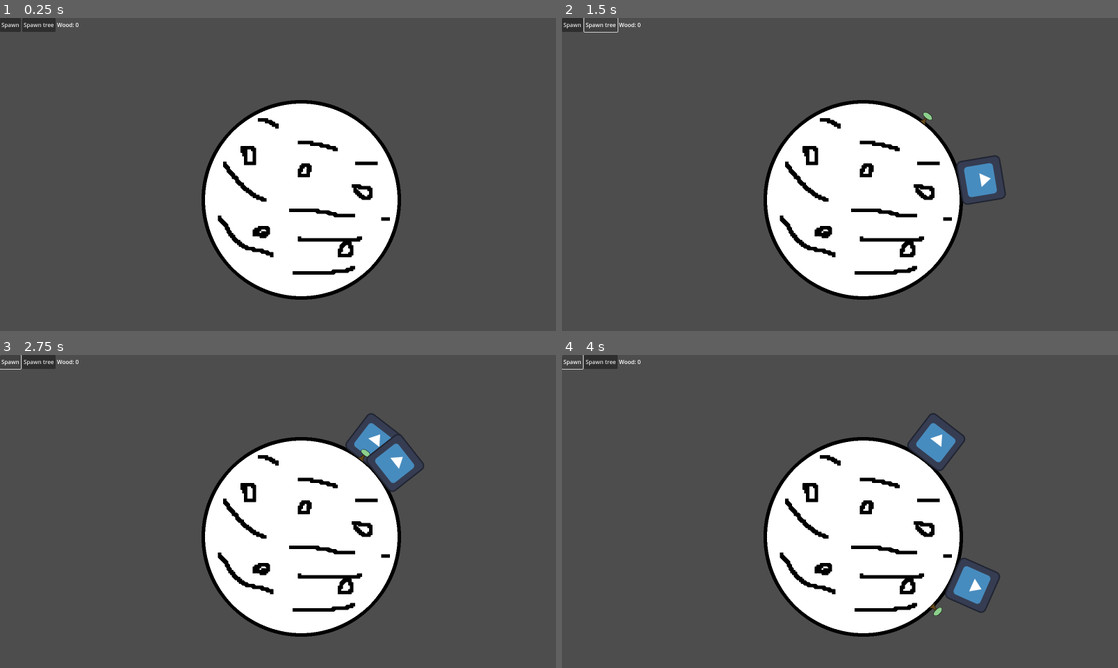
Above: before the commit, frames 1-4 (two rows, left to right).
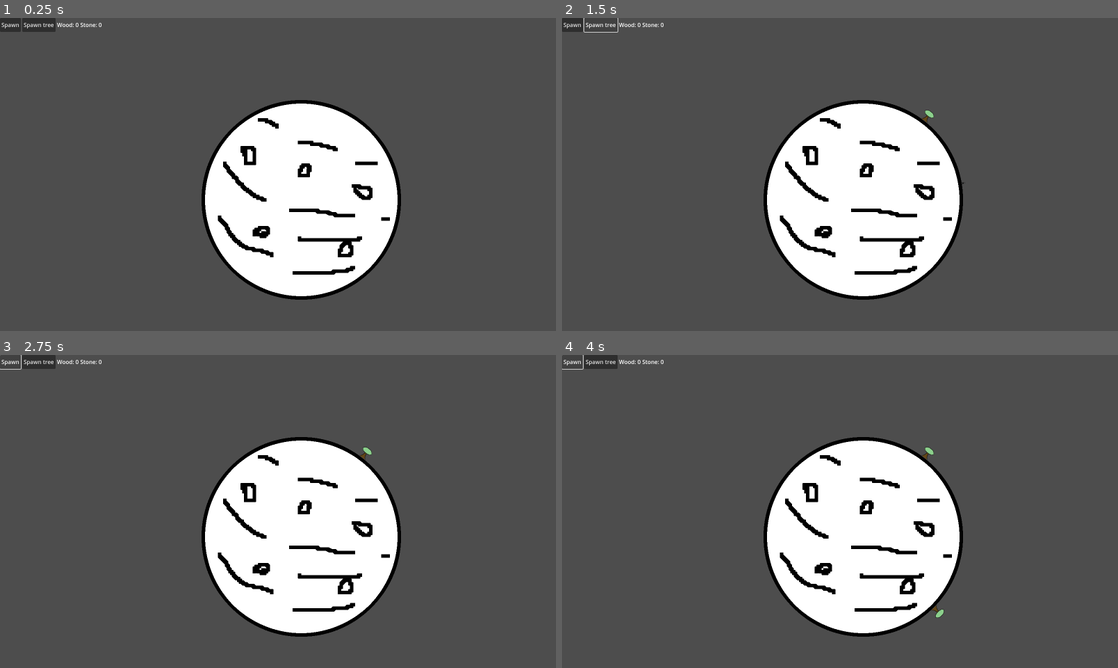
Above: after the commit, the same moments.

Repository: macmist/incremental-game
Game: Godot game, scene res://main.tscn
Same seed, same stepped clock (60 frames per second), same inputs: the game is played once before the commit and once after it. The engine's default icon, where the game draws it, is replaced by a stand-in: a white triangle on a blue panel in a dark square.
Inputs:
- Up to frame 1 (0.25 s): no input
- Up to frame 2 (1.5 s): click "Spawn" at 0.5 s; click "Spawn tree" at 1.25 s
- Up to frame 3 (2.75 s): click "Spawn" at 2 s
- Up to frame 4 (4 s): click "Spawn tree" at 2.75 s; click "Spawn" at 3.5 s

The runs differ from the first frame. In frame 1, less than 0.1% of the frame differs, in the area x 14-19%, y 1-3%; in frame 2, 0.8%; in frame 3, 1.2%; in frame 4, 1.5%, in the area x 14-79%, y 1-84%.

Commit message:
feat: more types

Diff:
--- a/Scripts/GameManager.gd
+++ b/Scripts/GameManager.gd
@@ -1,19 +1,36 @@
 extends Node
 
 
-var wood: int = 0
+var spawn_cost: int = 0
 
-signal wood_updated(new_value: int)
+signal resource_updated(resource_type: CollectableResource.ResourceType, new_value: int)
 
+var resources: Dictionary = {}
 
-func add_wood(amount: int):
-	wood += amount
-	wood_updated.emit(wood)
+func _init() -> void:
+	# Initialize resources dictionary from enum
+	for type in CollectableResource.ResourceType.values():
+		resources[type] = 0
 
-func spend_wood(amount: int) -> bool:
-	if wood >= amount:
-		wood -= amount
-		wood_updated.emit(wood)
+func add_resource(resource_type: CollectableResource.ResourceType, amount: int):
+	if not resources.has(resource_type):
+		resources[resource_type] = 0
+	resources[resource_type] += amount
+	resource_updated.emit(resource_type, resources[resource_type])
+
+func spend_resource(resource_type: CollectableResource.ResourceType, amount: int) -> bool:
+	if resources.get(resource_type, 0) >= amount:
+		resources[resource_type] -= amount
+		resource_updated.emit(resource_type, resources[resource_type])
 		return true
 	else:
 		return false
+
+func get_resource(resource_type: CollectableResource.ResourceType) -> int:
+	return resources.get(resource_type, 0)
+
+func get_resource_name(type: CollectableResource.ResourceType) -> String:
+	return CollectableResource.ResourceType.keys()[type].capitalize()
+
+func update_spawn_cost():
+	spawn_cost += 100
--- /dev/null
+++ b/Scripts/ResourceUI.gd
@@ -0,0 +1,10 @@
+extends HBoxContainer
+
+@export var resource_label_scene: PackedScene
+
+
+func _ready():
+	for i in CollectableResource.ResourceType.values():
+		var label = resource_label_scene.instantiate()
+		add_child(label)
+		label.setup(i)
--- a/Scripts/resource.gd
+++ b/Scripts/resource.gd
@@ -2,8 +2,11 @@
 
 class_name CollectableResource
 
+enum ResourceType {WOOD, STONE}
+
 @export var total: int = 100
 @export var remaining: int = 100
+@export var resource_type: ResourceType = ResourceType.WOOD
 
 
 func collect(amount: int) -> int:
--- a/entity.gd
+++ b/entity.gd
@@ -24,7 +24,7 @@
 		print("collecting")
 		var collected = target.collect(collect_speed)
 		if collected > 0:
-			GameManager.add_wood(collected)
+			GameManager.add_resource(target.resource_type, collected)
 		if not is_instance_valid(target) or target.remaining <= 0:
 			target = null
 
--- a/entity.tscn
+++ b/entity.tscn
@@ -1,8 +1,8 @@
 [gd_scene load_steps=3 format=3 uid="uid://dk5fesphvmeu1"]
 
-[ext_resource type="Texture2D" uid="uid://ce8x3m5rxfqa4" path="res://icon.svg" id="1_1t1i8"]
+[ext_resource type="Texture2D" uid="uid://bw8bg7lqjueoe" path="res://Character.png" id="1_rm788"]
 [ext_resource type="Script" path="res://entity.gd" id="2_s7at6"]
 
 [node name="Entity" type="Sprite2D"]
-texture = ExtResource("1_1t1i8")
+texture = ExtResource("1_rm788")
 script = ExtResource("2_s7at6")
--- a/main.gd
+++ b/main.gd
@@ -5,7 +5,9 @@
 
 
 func _on_button_pressed() -> void:
-	planet.spawn.emit(20)
+	if GameManager.spend_resource(CollectableResource.ResourceType.WOOD, GameManager.spawn_cost):
+		planet.spawn.emit(20)
+		GameManager.update_spawn_cost()
 
 
 
--- a/main.tscn
+++ b/main.tscn
@@ -1,22 +1,20 @@
-[gd_scene load_steps=8 format=3 uid="uid://i4l60um4ccq7"]
+[gd_scene load_steps=9 format=3 uid="uid://i4l60um4ccq7"]
 
 [ext_resource type="Script" path="res://main.gd" id="1_r33xx"]
 [ext_resource type="PackedScene" uid="uid://dk5fesphvmeu1" path="res://entity.tscn" id="2_82dli"]
 [ext_resource type="PackedScene" uid="uid://dbg2gm1pa0r0e" path="res://tree.tscn" id="2_pqijx"]
 [ext_resource type="Script" path="res://planet.gd" id="3_rhbx2"]
 [ext_resource type="Texture2D" uid="uid://bpl5758qg7c2e" path="res://planet.png" id="4_spvb6"]
-[ext_resource type="Script" path="res://wood_label.gd" id="6_vyjjk"]
+[ext_resource type="Script" path="res://Scripts/ResourceUI.gd" id="6_th2vn"]
+[ext_resource type="PackedScene" uid="uid://dcvdrsqcccsox" path="res://resource_label.tscn" id="7_oy5wd"]
 
 [sub_resource type="CircleShape2D" id="CircleShape2D_pkewr"]
-radius = 28.0002
+radius = 28.8
 
 [node name="root" type="Node2D" node_paths=PackedStringArray("planet")]
 script = ExtResource("1_r33xx")
 planet = NodePath("Planet")
 tree = ExtResource("2_pqijx")
-
-[node name="Marker2D" type="Marker2D" parent="."]
-position = Vector2(290, 337)
 
 [node name="Planet" type="Sprite2D" parent="."]
 position = Vector2(867, 523)
@@ -51,9 +49,10 @@
 text = "Spawn tree
 "
 
-[node name="WoodLabel" type="Label" parent="CanvasLayer/HBoxContainer"]
+[node name="Resources" type="HBoxContainer" parent="CanvasLayer/HBoxContainer"]
 layout_mode = 2
-script = ExtResource("6_vyjjk")
+script = ExtResource("6_th2vn")
+resource_label_scene = ExtResource("7_oy5wd")
 
 [connection signal="pressed" from="CanvasLayer/HBoxContainer/Button" to="." method="_on_button_pressed"]
 [connection signal="pressed" from="CanvasLayer/HBoxContainer/Button2" to="." method="_on_button_2_pressed"]
--- /dev/null
+++ b/resource_label.gd
@@ -0,0 +1,19 @@
+extends Label
+
+var resource_type: CollectableResource.ResourceType
+
+# Called when the node enters the scene tree for the first time.
+func setup(type: CollectableResource.ResourceType) -> void:
+	resource_type = type
+	update_text(GameManager.get_resource(type))
+	GameManager.resource_updated.connect(_on_resource_changed)
+
+
+func _on_resource_changed(changed_type: CollectableResource.ResourceType, new_value: int):
+	if changed_type == resource_type:
+		update_text(new_value)
+
+
+func update_text(value: int):
+	var res_name = GameManager.get_resource_name(resource_type)
+	text = "%s: %d" % [res_name, value]
--- /dev/null
+++ b/resource_label.tscn
@@ -0,0 +1,6 @@
+[gd_scene load_steps=2 format=3 uid="uid://dcvdrsqcccsox"]
+
+[ext_resource type="Script" path="res://resource_label.gd" id="1_1jr5q"]
+
+[node name="ResourceLabel" type="Label"]
+script = ExtResource("1_1jr5q")
--- a/tree.gd
+++ b/tree.gd
@@ -1,3 +1,6 @@
 extends CollectableResource
 
 class_name TreeResource
+
+func _init() -> void:
+	resource_type = ResourceType.WOOD
--- a/wood_label.gd
+++ /dev/null
@@ -1,11 +0,0 @@
-extends Label
-
-
-# Called when the node enters the scene tree for the first time.
-func _ready() -> void:
-	text = "Wood: %d" % GameManager.wood
-	GameManager.wood_updated.connect(_on_wood_updated)
-
-
-func _on_wood_updated(new_value: int):
-	text = "Wood: %d" % new_value
Binary file added: Character.png
Not shown, added: Character.png.import
